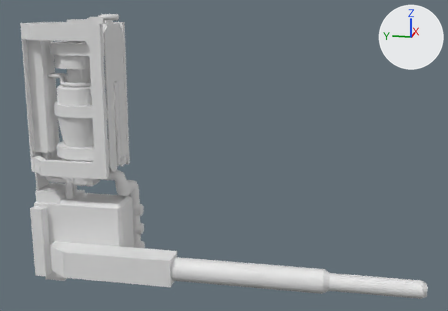
Renders of the glTF model app/public/models/GeneratorCoal.glb from each side of a commit.
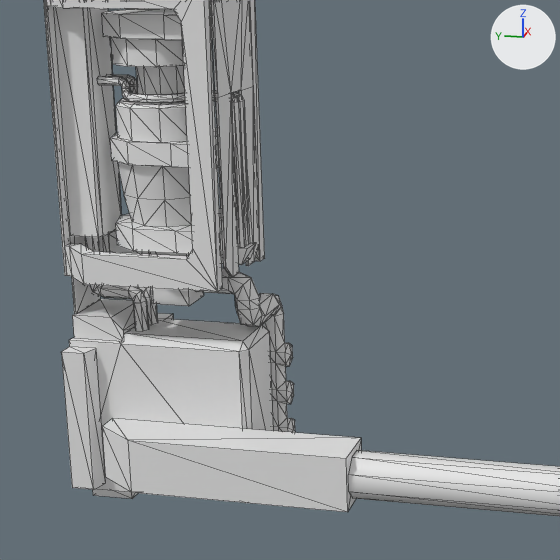
Old and new are each drawn whole from a 50 mm camera at (-5224.0, -2849.0, 1391.0) aimed at (-1.0, -1804.0, 85.0) and again close up on the part from 0% to 61% of the width and 12% to 100% of the height. The axes (+X, +Y, +Z) are drawn at upper right. The lights are the same throughout. The close-ups show mesh edges as thin lines. Vertices at the same position are counted once.

In view in the first close-up: 'GeneratorCoal'.
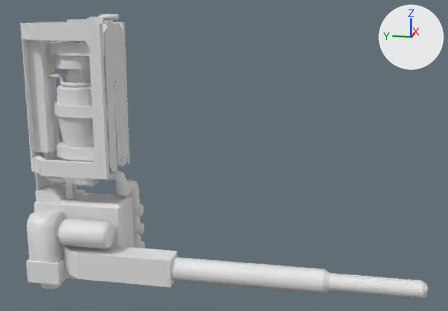
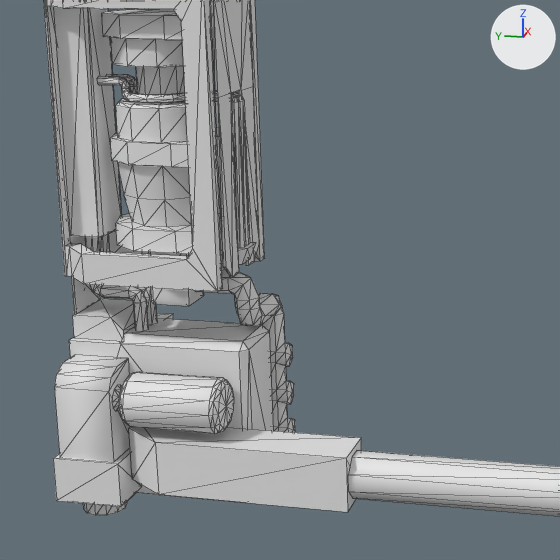
Location of each change, [x1, y1, x2, y2] in pixels of the close-ups (560 x 560 px):
```json
{"part": 1, "of": "me_gc", "change": "added", "after": [112, 372, 234, 433]}
{"part": 2, "of": "me_gc", "change": "added", "after": [83, 502, 127, 515]}
{"part": 3, "of": "me_gc", "change": "built on", "before": [61, 347, 360, 512], "after": [53, 355, 360, 512]}
```

Scene script edits in JSON lines:
```json
{"block": "me_gc", "where": "# used by ob_generatorcoal; location = (0.0, 0.0, 0.0)"}
{"op": "remove", "block": "me_gc", "code": "me_gc.from_pydata(...)  # 982 vertices, 1758 faces; spans x -401.0..395.0, y -3561.0..-37.0, z -1208.0..1301.0"}
{"op": "add", "block": "me_gc", "code": "me_gc.from_pydata(...)  # 1144 vertices, 2032 faces; spans x -418.0..395.0, y -3561.0..-37.0, z -1208.0..1301.0"}
{"block": "me_gc", "change": "me_gc part 1: a new loose piece of 109 vertices spanning x -418.0..-171.0, y -834.0..-322.0, z -749.0..-502.0"}
{"block": "me_gc", "change": "me_gc part 2: a new loose piece of 25 vertices spanning x -298.0..-102.0, y -273.0..-77.0, z -1208.0..-1139.0"}
{"block": "me_gc", "change": "me_gc part 3: 3 vertices moved from x -271.0..-171.0, y -225.0, z -1025.0..-778.0 to x -271.0..-171.0, y -354.0, z -1025.0..-778.0; 18 vertices removed from x -401.0..100.0, y -411.0..-37.0, z -1208.0..-444.0; 46 vertices added at x -401.0..341.0, y -540.0..-37.0, z -1208.0..-481.0"}
```
